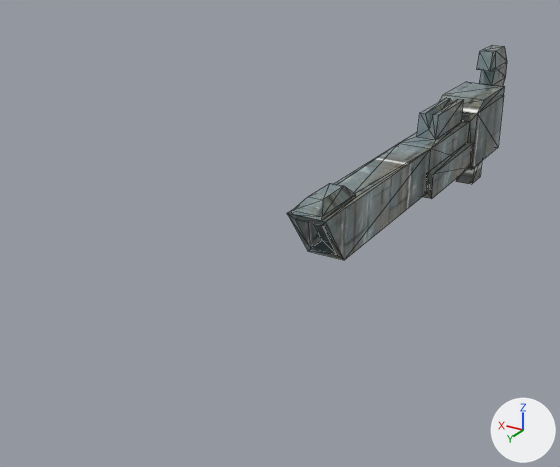
A saved change to the glTF model 制作delta/Asset/Models/LinearRifle/LinearRifle.gltf.
Both versions are drawn from a 50 mm lens placed at (-2.06, 6.89, 2.28), pointed at (0.5, 2.62, 0.15). The lights are fixed; the arrows at lower right show +X, +Y and +Z. The older version comes first. Mesh edges are drawn as thin lines. Vertices at exactly the same position are counted once.

The first picture shows 'Riner'.
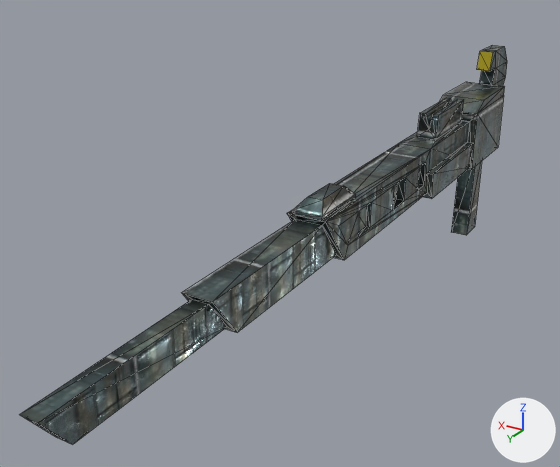
The newer file is also turned or shifted as a whole; pictures and numbers use the older file's frame.

Where the change shows, as pixel boxes [x1, y1, x2, y2] in the pictures (560 x 467 px; the box of a moved part takes in the faces that stretch with it):
```json
{"object": "Riner", "change": "surface changed, reshaped", "before": [287, 45, 507, 260], "after": [20, 45, 507, 444], "on screen": "darker, 121% wider, 85% taller"}
{"part": 1, "of": "me_円柱_004", "change": "built on", "before": [295, 149, 431, 260], "after": [20, 149, 431, 444]}
{"part": 2, "of": "me_円柱_004", "change": "moved or reshaped", "before": [456, 161, 482, 184], "after": [451, 161, 482, 235]}
{"part": 3, "of": "me_円柱_004", "change": "surface changed", "before": [287, 45, 507, 260], "after": [287, 45, 507, 260], "on screen": "darker"}
{"part": 4, "of": "me_円柱_004", "change": "recoloured", "before": [477, 51, 493, 71], "after": [477, 51, 493, 71], "on screen": "grey to yellow"}
```

Edits to the scene script, one JSON object a line:
```json
{"op": "add", "block": "img_miniature", "code": ["img_miniature = load_image('miniature', 'miniature.png', 100, 75, 'sRGB')"]}
{"block": "mat_マテリアル_001", "where": "n2 = _N.new('ShaderNodeTexImage'); n2.name = 'Image Texture'"}
{"op": "set", "path": "n2.image", "old": "img_miniature_game_mat_space_hulk_theme_4__1", "new": "img_miniature"}
{"block": "mat_マテリアル_001", "where": "n3 = _N.new('ShaderNodeMath'); n3.name = 'Math'"}
{"op": "set", "path": "n3.inputs[1].default_value", "old": "0.0", "new": "0.852", "note": "'Value'"}
{"block": "mat_マテリアル_001", "where": "n6 = _N.new('ShaderNodeNormalMap'); n6.name = 'Normal Map'"}
{"op": "set", "path": "n6.inputs[0].default_value", "old": "7.0", "new": "7.5", "note": "'Strength'"}
{"op": "add", "block": "mat_マテリアル", "code": ["mat_マテリアル = principled_material('マテリアル')", "mat_マテリアル.base_color = (0.801, 0.663, 0.05)  # yellow #e7d53f", "mat_マテリアル.metallic = 1.0", "mat_マテリアル.roughness = 0.114"]}
{"block": "me_円柱_004", "where": "# used by ob_riner; location = (0.0, 0.0, 0.0)"}
{"block": "me_円柱_004", "where": "# verts and faces of me_円柱_004; kept vertices keep their numbers, new ones are numbered from 104"}
{"block": "me_円柱_004", "where": "# before: 84 (-0.07, 0.12, -0.15) at pixel (471, 184), 85 (0.08, 0.12, -0.15) at pixel (455, 181), 86 (-0.07, -0.13, -0.15) at pixel (480, 176), 87 (0.08, -0.13, -0.15)"}
{"op": "remove", "block": "me_円柱_004", "code": "me_円柱_004.from_pydata(...)  # 104 vertices, 194 faces; spans x -0.18..0.18, y -0.69..3.16, z -0.15..1.02"}
{"op": "add", "block": "me_円柱_004", "code": "me_円柱_004.from_pydata(...)  # 172 vertices, 330 faces; spans x -0.18..0.18, y -0.69..5.3, z -0.67..1.02"}
{"block": "me_円柱_004", "change": "me_円柱_004 part 1"}
{"block": "me_円柱_004", "change": "4 vertices are removed from x -0.09..0.09, y 2.77..2.97, z 0.24..0.52"}
{"block": "me_円柱_004", "change": "14 faces are deleted"}
{"block": "me_円柱_004", "change": "50 vertices are added at x -0.13..0.13, y 1.55..5.3, z 0.24..0.52"}
{"block": "me_円柱_004", "change": "12 new vertices lie (0.06, 0.0, 0.0) away from vertices in x -0.13..-0.03, y 1.55..5.29, z 0.29..0.47"}
{"block": "me_円柱_004", "change": "10 new vertices lie (0.0, 0.0, 0.16) away from vertices in x 0.08..0.13, y 1.56..2.7, z 0.3"}
{"block": "me_円柱_004", "change": "150 new faces join them, mat_マテリアル_001"}
{"block": "me_円柱_004", "change": "me_円柱_004 part 2"}
{"op": "add", "block": "me_円柱_004", "code": "for i in [*range(84, 88)]: verts[i] += (0.0, 0.0, -0.52)"}
{"block": "me_円柱_004", "change": "me_円柱_004 part 3: 180 kept faces spanning x -0.18..0.18, y -0.69..3.16, z -0.67..1.02 get new texture (UV) coordinates"}
{"block": "me_円柱_004", "change": "me_円柱_004 part 4: 2 faces spanning x -0.06..0.06, y -0.16..-0.13, z 0.85..1.02 switch from mat_マテリアル_001 to mat_マテリアル (yellow #e7d53f)"}
```
